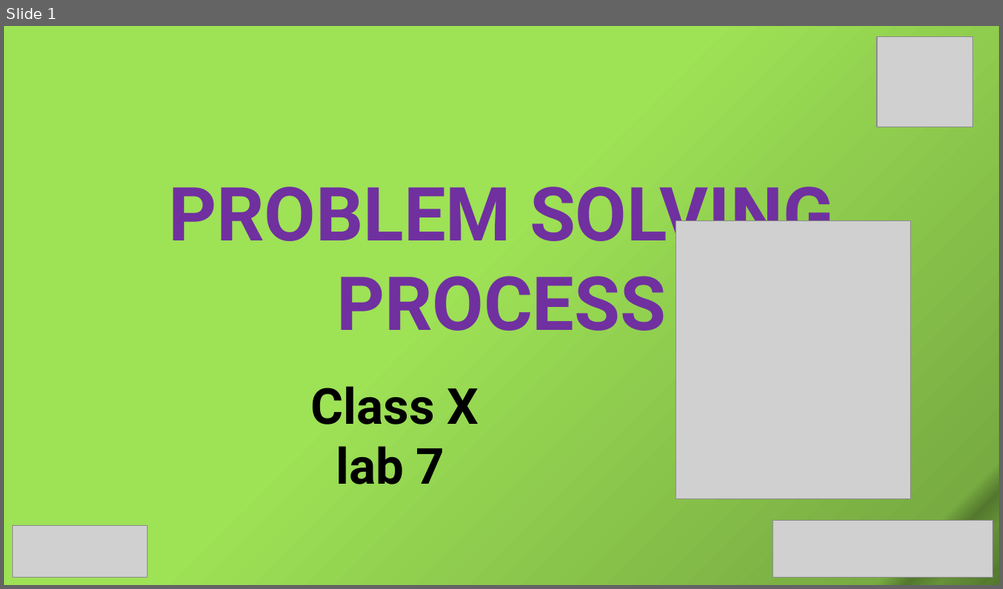
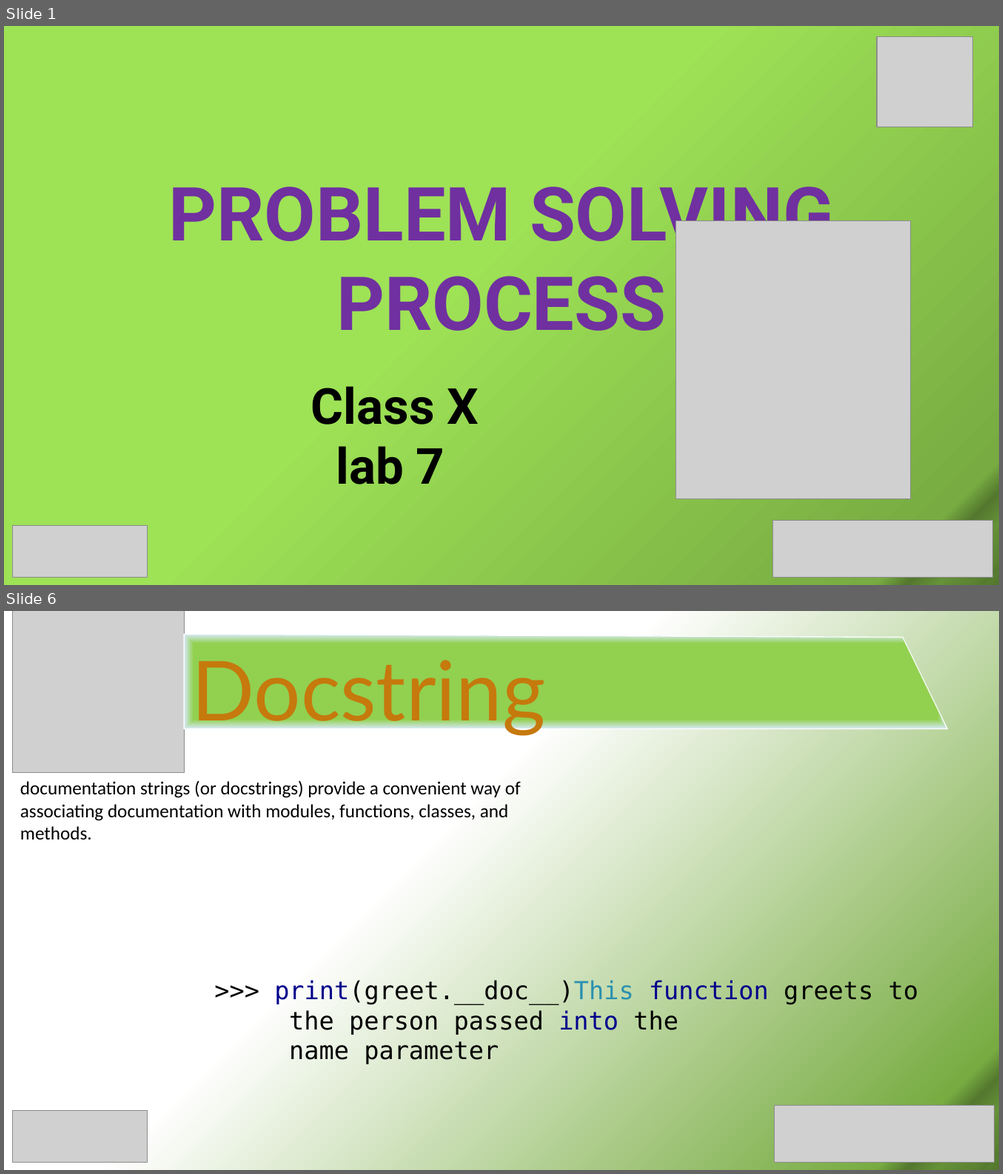
Before and after one commit to SabitDeepto/IIDP, a slide deck: class 10/lab 7 (psp)/2. Presentation/PSP_9.pptx. Shown one above the other, each under a label of ours: slide 1 before the commit, slides 1 and 6 after it; the slides between them are not shown. The pictures are 1003x589 and 1003x1174 pixels, drawn with LibreOffice and Linux fonts; fonts in the diff are those of the drawing; grey boxes stand for pictures. Boxes give left, top, right and bottom in pixels: in the first picture for what was removed or moved away, otherwise in the second. Text is boxed around its words. In the diff, an @@ line names an element or a change of style, - is before the commit and + after.

```diff
--- a/class 10/lab 7 (psp)/2. Presentation/PSP_9.pptx
+++ b/class 10/lab 7 (psp)/2. Presentation/PSP_9.pptx
@@ slide 6 added at (4, 611, 999, 1170), background gradient #FFFFFF to #78AC42 to #54782E to #659138 to #5C8433 to #557A2F to #577D30 to #52762D @@
@@ picture added at (13, 611, 184, 773) @@
@@ freeform shape added at (184, 634, 947, 729), fill gradient #92D050 to #D8E9FA, outline #FFFFFF 1 pt @@
@@ text added at (191, 660, 545, 735), 80 pt, text #C6790C @@
+Docstring
@@ text added at (20, 780, 521, 840), 18 pt, text #000000 @@
+documentation strings (or docstrings) provide a convenient way of associating documentation with modules, functions, classes, and methods.
@@ text added at (274, 980, 918, 1065), 24 pt, text #000000 @@
+>>> print(greet.__doc__)This function greets to the person passed into the name parameter
@@ picture added at (13, 1111, 148, 1162) @@
@@ picture added at (774, 1105, 994, 1163) @@
```
Also in this commit, not shown: 1 slide changed, 5 other slides added, 3 slides removed, 2 other files.
